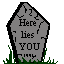
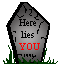
Before/after of a 64 × 64 layered artwork. What changed in the layer stack:
showed "Layer 1", blend normal → soft light, moved it above "Layer 0", painted on it over [10, 3, 49, 64]
painted on "Layer 0" over [19, 43, 40, 50]
